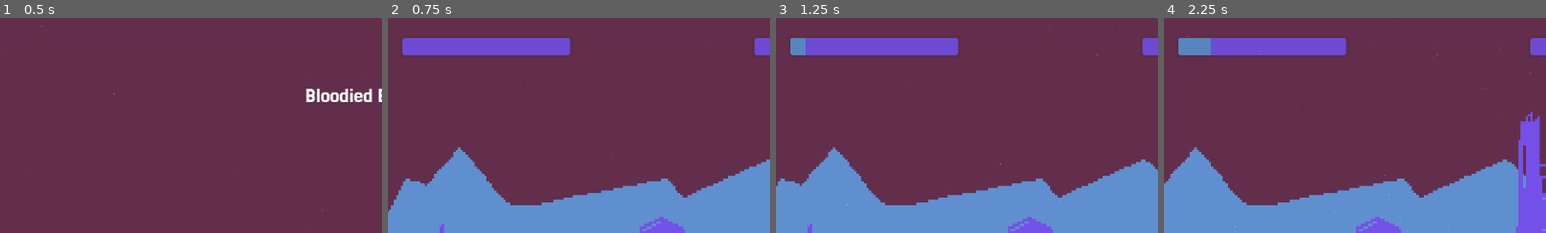
Above: before the commit, frames 1-4 (left to right).
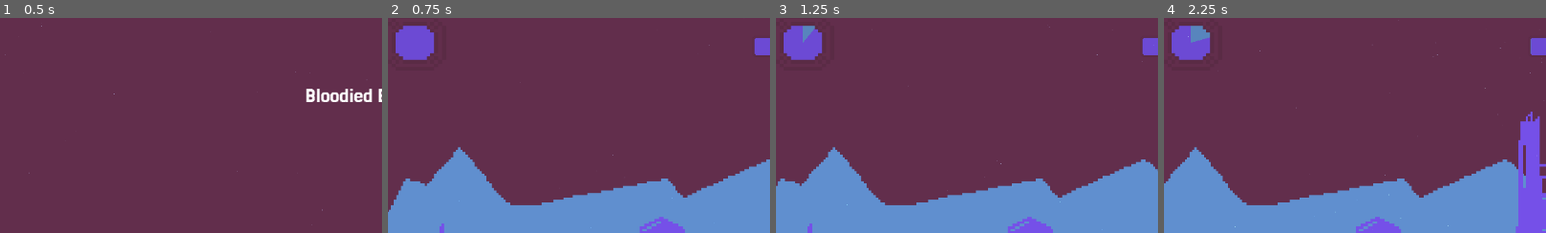
Above: after the commit, the same moments.

Repository: Mightysmallfry/BonesAndBullets
Game: Godot game, scene res://Menus/main_menu.tscn
Two runs of this game, one before a commit and one after it. Both use one fixed random seed, a clock stepped at 60 frames per second and the inputs below.
Inputs (mouse positions are % of the whole screen's width and height, from its top left):
- Up to frame 1 (0.5 s): no input
- Up to frame 2 (0.75 s): click "Begin Your Expedition" at 0.5 s
- Up to frame 3 (1.25 s): no input
- Up to frame 4 (2.25 s): tap Enter at 1.25 s; move the mouse to (72, 45) at 1.27 s; click (72, 45) at 1.42 s; move the mouse to (30, 55) at 2.02 s; click (30, 55) at 2.17 s
The pictures show only the part of the screen within x 2-52%, y 2-52%; the shares and areas given below are measured in that part.

Frame 1 is identical in both runs. In frame 2, 3.6% of the frame differs, in the area x 2-48%, y 3-20%; in frame 3, 4.0%; in frame 4, 4.2%.

Commit message:
Made the StoryEventBar Radial

Diff:
--- a/World/main.tscn
+++ b/World/main.tscn
@@ -110,12 +110,17 @@
 anchor_top = 0.0
 anchor_right = 0.0
 anchor_bottom = 0.0
-offset_left = 43.0
-offset_top = 37.0
-offset_right = 302.0
-offset_bottom = 69.0
+offset_left = 18.0
+offset_top = 6.0
+offset_right = 112.0
+offset_bottom = 89.0
 grow_horizontal = 1
 grow_vertical = 1
+fill_mode = 4
+stretch_margin_left = 0
+stretch_margin_top = 0
+stretch_margin_right = 0
+stretch_margin_bottom = 0
 timer = NodePath("../../Timers/StoryEventTimer")
 
 [node name="StoryProgressionBar" parent="UI" node_paths=PackedStringArray("timer") instance=ExtResource("3_cwkwy")]
